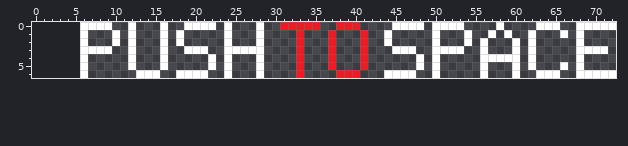
Sprite sheet: StD/data/image/Title_push.png. The picture above is the old version.
The file is 268x28 pixels, drawn in blocks of 4x4; one block is one cell here. The old version is drawn lined up with the new one, on the new canvas.
Now the later version:
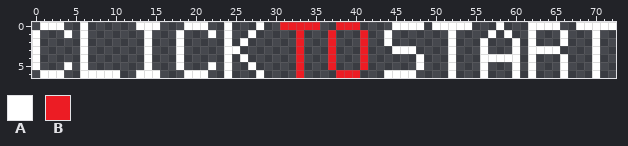
Palette (. is transparent): A #ffffff  B #ec1c24
Edits made:
canvas 67x7 -> 73x7, the old top-left corner now at 6,0
The edit adds colour A in row 0 at x 1 to 3, 13 to 15, 54 and 62; in row 1 at x 0, 4, 14, 22, 27, 52 and 70; in row 2 at x 0, 14, 26, 52, 66 and 70; in row 3 at x 0, 14, 18 and 63 to 65; in row 4 at x 0, 14, 18, 26, 52, 66 and 70; in row 5 at x 0, 4, 14, 18, 27, 52 and 70.
The edit adds colour A in row 6 at x 1 to 3, 7 to 10, 52, 62 and 66.
The edit erases colour A in row 0 at x 7 to 9, 12, 16 and 22; in rows 1 to 2 at x 10, 12, 16, 28, 50, 54 and 68; in row 3 at x 7 to 9, 12, 16, 19 to 21, 26 to 28, 50 to 51, 53, 68 to 69 and 71; in row 4 at x 12, 16, 22, 28, 50 and 68; in row 5 at x 12, 16, 28, 50 and 68; in row 6 at x 18, 50, 63 to 65, 68 to 69 and 71 to 72.
Where, in picture pixels (left, top, right, bottom), the same in both pictures:
changed: (32, 22, 264, 78)
changed: (432, 22, 472, 78)
changed: (528, 22, 616, 78)
